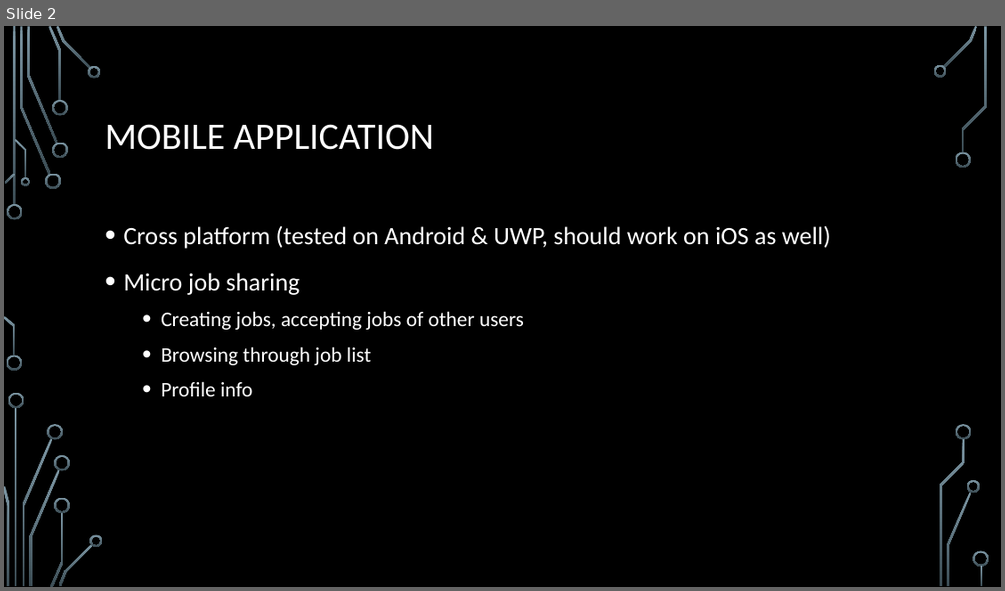
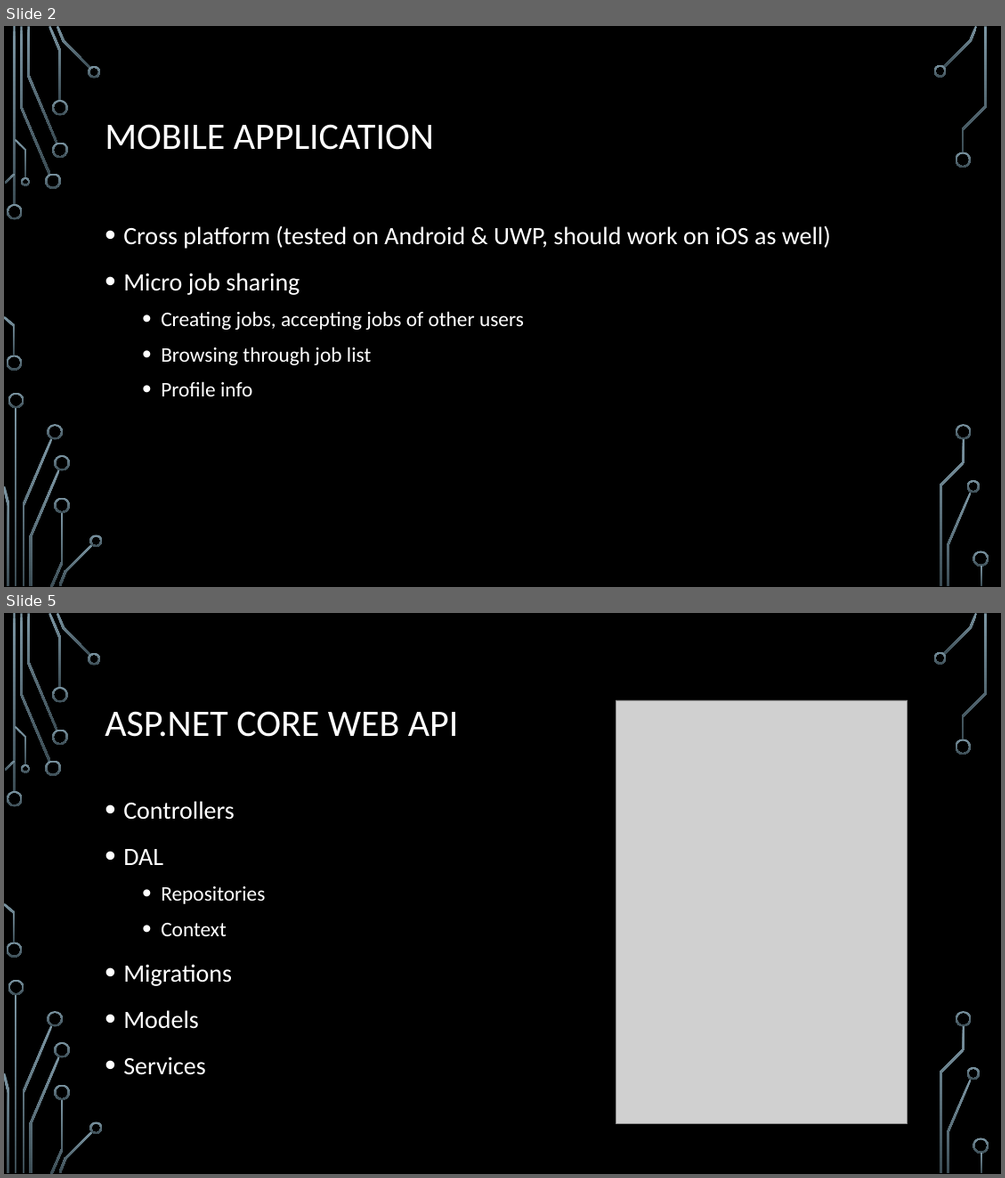
Before and after one commit to gabikadlecova/MicroBee, a slide deck: MicrobeeJobs.pptx. Shown one above the other, each under a label of ours: slide 2 before the commit, slides 2 and 5 after it; the slides between them are not shown. The pictures are 1005x591 and 1005x1178 pixels, drawn with LibreOffice and Linux fonts; fonts in the diff are those of the drawing; grey boxes stand for pictures; background and template pictures are left out. Boxes give left, top, right and bottom in pixels: in the first picture for what was removed or moved away, otherwise in the second. Text is boxed around its words. In the diff, an @@ line names an element or a change of style, - is before the commit and + after.

```diff
--- a/MicrobeeJobs.pptx
+++ b/MicrobeeJobs.pptx
@@ slide 5 added at (x1=4, y1=613, x2=1001, y2=1174), background picture (left out); not listed: 36 template elements that a slide beside it also shows @@
@@ title added at (x1=105, y1=711, x2=458, y2=737), 36 pt, text #FFFFFF @@
+ASP.NET CORE WEB API
@@ picture added at (x1=615, y1=700, x2=907, y2=1124) @@
@@ text added at (x1=123, y1=801, x2=265, y2=1075), 24 pt, text #FFFFFF @@
+• Controllers
+• DAL
+  • Repositories
+  • Context
+• Migrations
+• Models
+• Services
```
Also in this commit, not shown: 1 slide changed, 5 other slides added.
